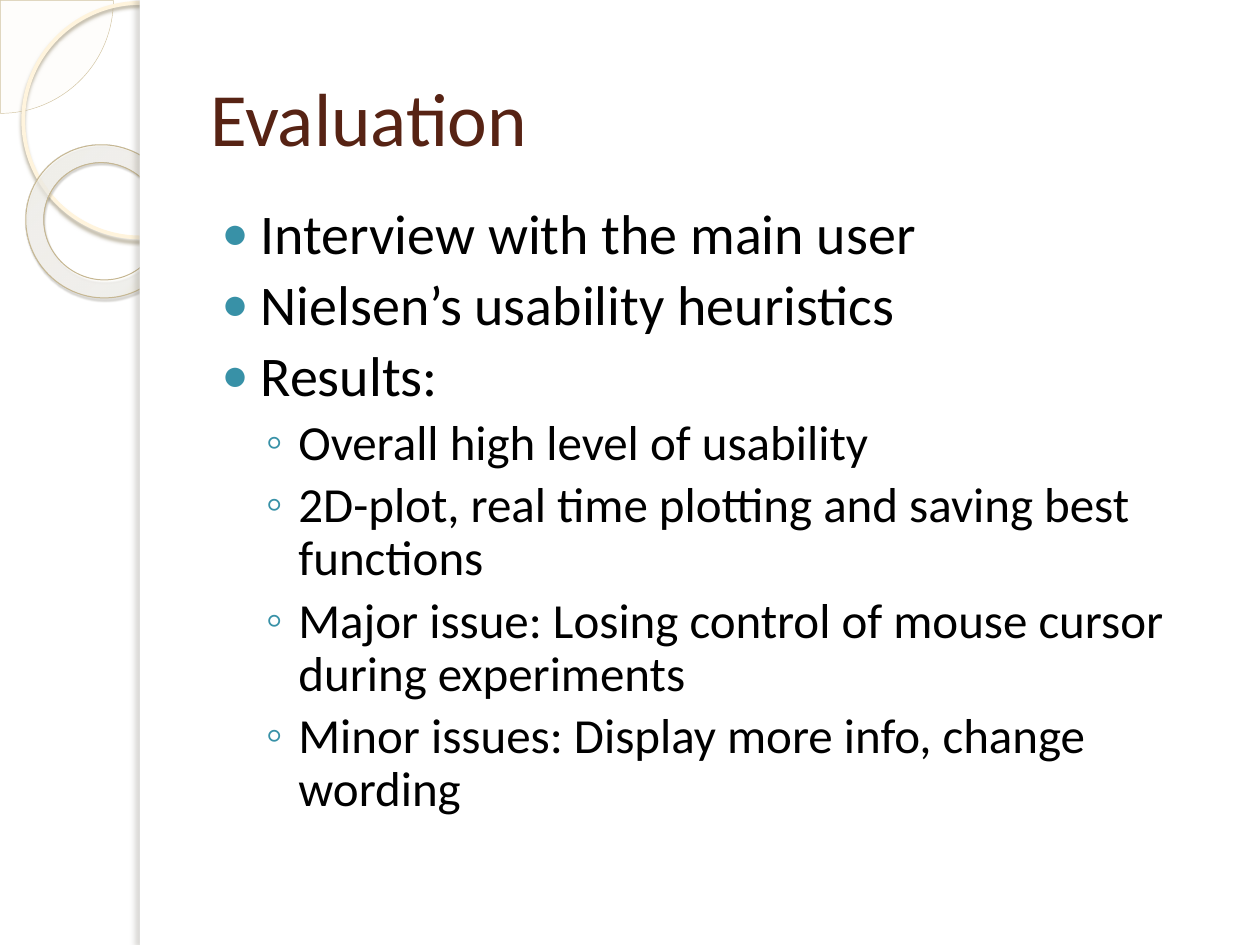
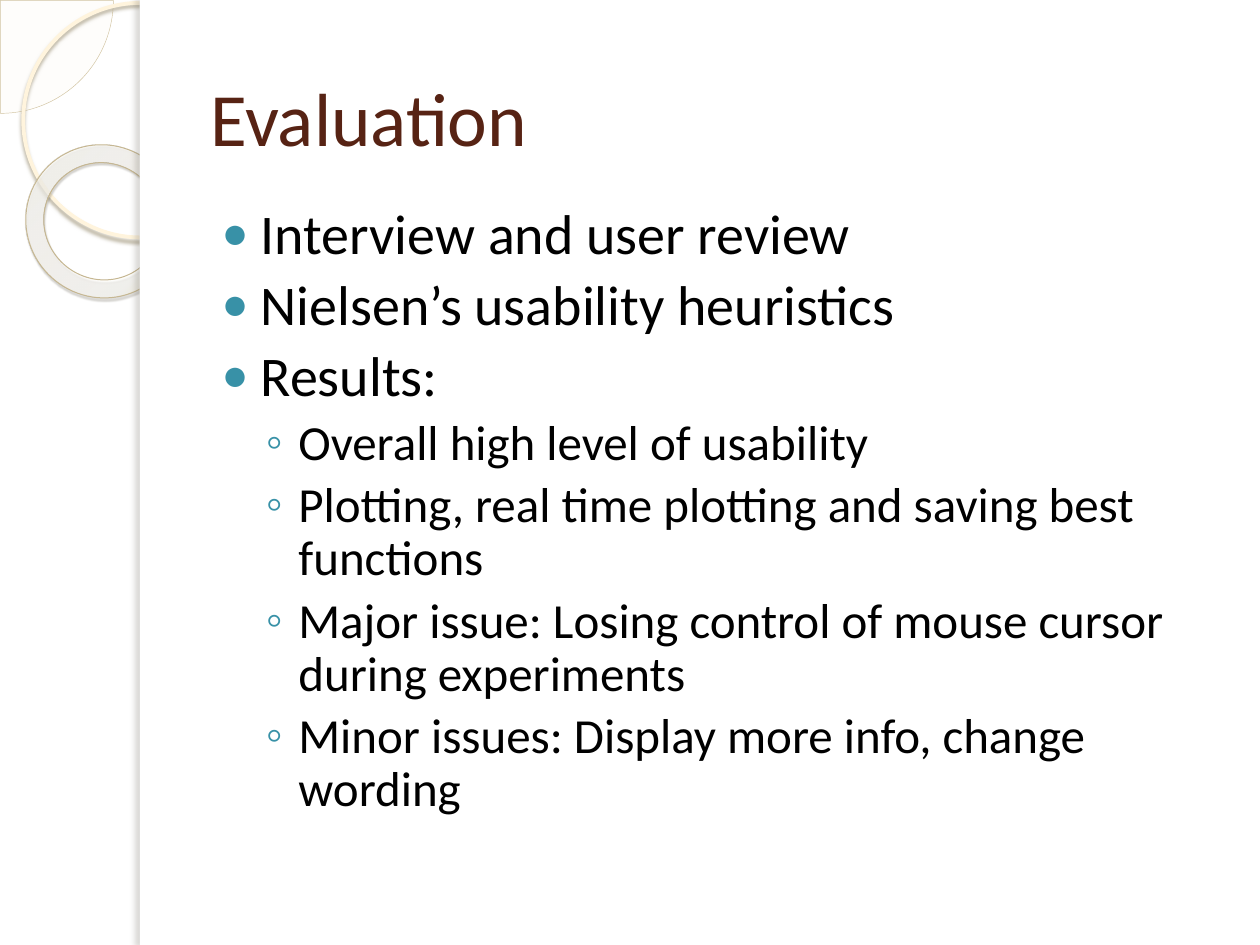
Before and after one commit to jakelamotta/master_thesis, a slide deck: slide 13 of presentations/presentation_1.pptx. Drawn at 1260x945 pixels with LibreOffice and Linux fonts; fonts in the diff are those of the drawing; background and template pictures are left out. Boxes give left, top, right and bottom in pixels: in the first picture for what was removed or moved away, otherwise in the second. Text is boxed around its words. In the diff, an @@ line names an element or a change of style, - is before the commit and + after.

```diff
--- a/presentations/presentation_1.pptx
+++ b/presentations/presentation_1.pptx
@@ text at [261, 215, 850, 255]: text changed @@
-● Interview with the main user
+● Interview and user review
@@ text at [298, 488, 1134, 576]: text changed @@
-  ◦ 2D-plot, real time plotting and saving best functions
+  ◦ Plotting, real time plotting and saving best functions
```
Also in this commit, not shown: 4 other slides changed, 1 other file.
